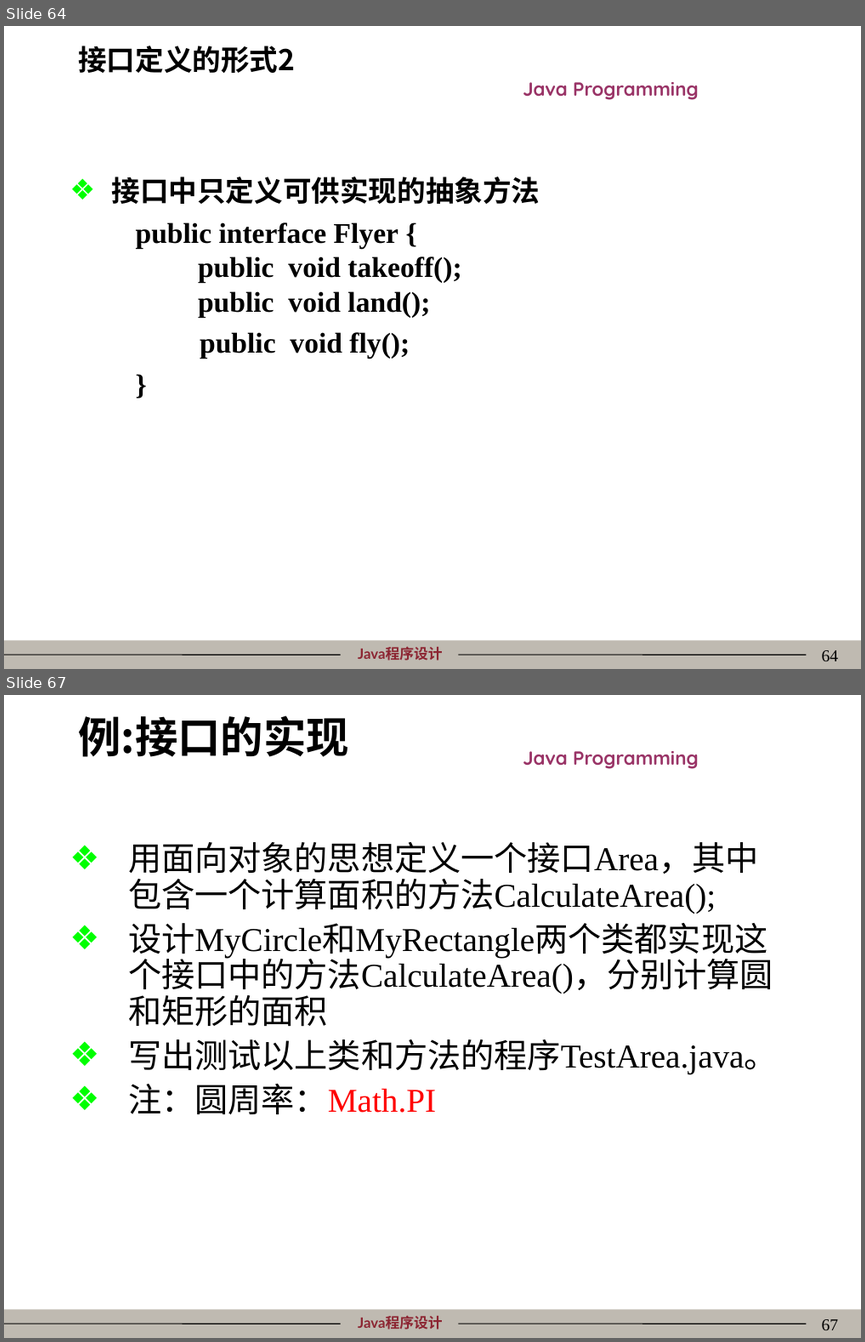
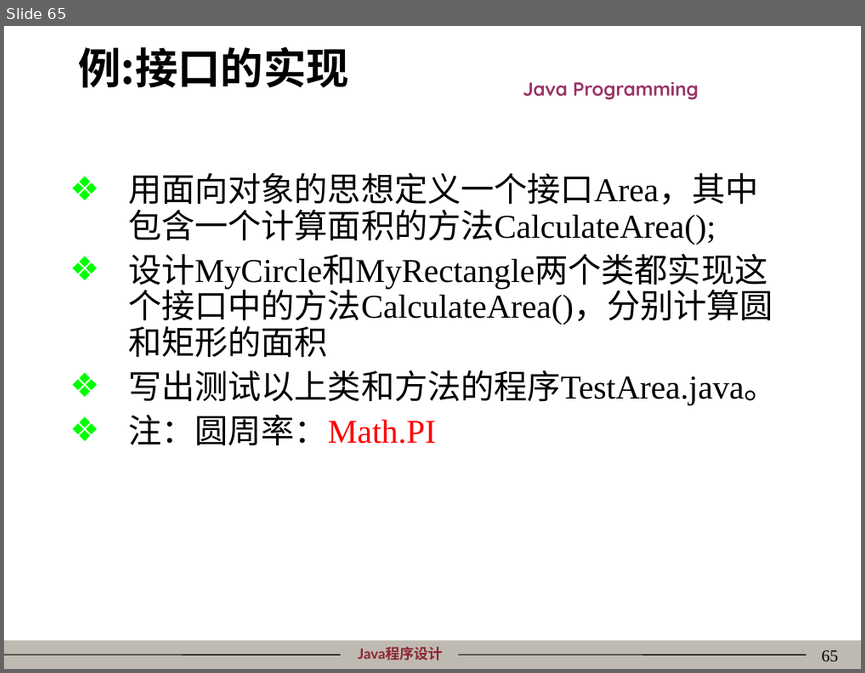
Before and after one commit to mordeky/Java, a slide deck: PPT/04类的封装性、继承性、多态性与接口.ppt. Shown one above the other, each under a label of ours: slides 64 and 67 before the commit, slide 65 after it; the slides between them are not shown. The pictures are 865x1342 and 865x673 pixels, drawn with LibreOffice and Linux fonts; fonts in the diff are those of the drawing; background and template pictures are left out. Boxes give left, top, right and bottom in pixels: in the first picture for what was removed or moved away, otherwise in the second. Text is boxed around its words. In the diff, an @@ line names an element or a change of style, - is before the commit and + after.

Commit message:
修正chp04的PPT, 增加了抽象类、接口、内部类的Java代码.

```diff
--- a/PPT/04类的封装性、继承性、多态性与接口.ppt
+++ b/PPT/04类的封装性、继承性、多态性与接口.ppt
@@ slide 64 removed at [4,26,861,669], background #FFFFFF; not listed: 6 template elements that a slide beside it also shows @@
@@ title removed at [78,46,295,73] @@
-接口定义的形式2
@@ text removed at [111,176,540,358] @@
-❖ 接口中只定义可供实现的抽象方法
-  public interface Flyer {
-  public void takeoff();
-  public void land();
-  public void fly();
-  }
@@ what was slide 67 is now slide 65 @@
@@ page number at [822,650,839,661]: text changed @@
-67
+65
```
Also in this commit, not shown: 12 slides changed, 3 slides added, 16 other slides removed, 15 other files.
